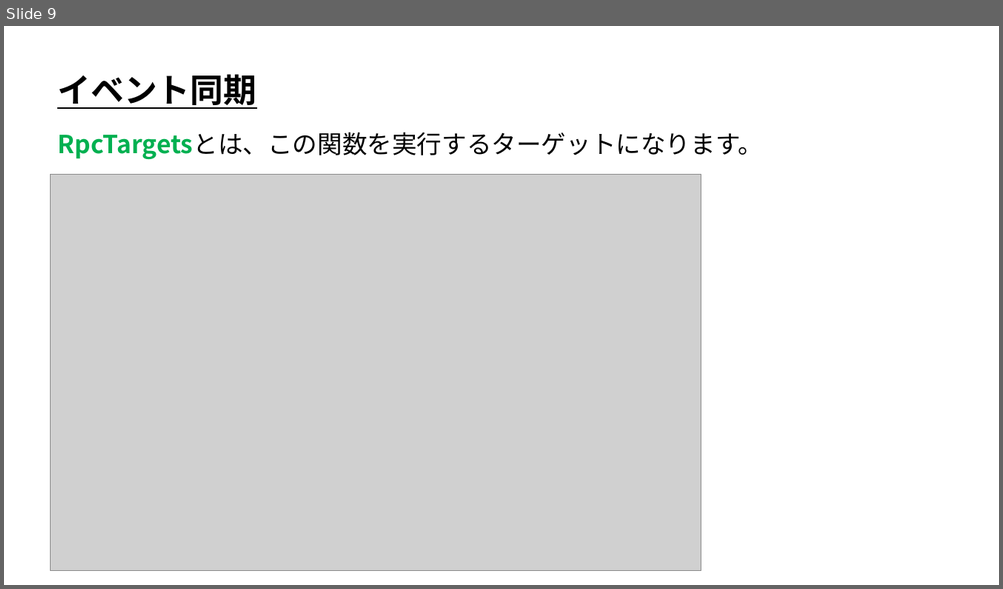
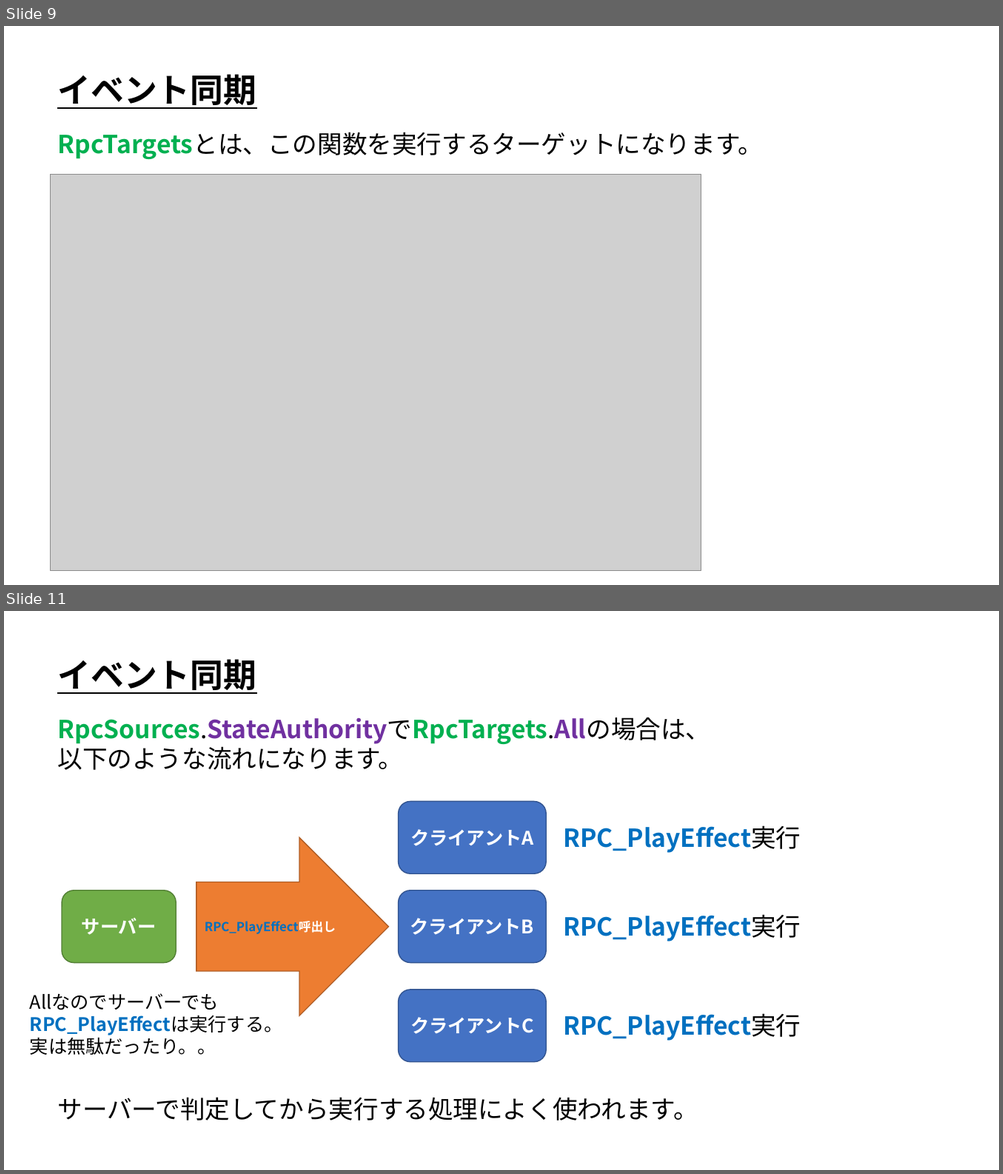
Before and after one commit to ArakiYusuke-Ohara/Textbook, a slide deck: ゲーム科3年/00_前期/オンラインゲームプログラミングⅡ/07_イベント同期.pptx. Shown one above the other, each under a label of ours: slide 9 before the commit, slides 9 and 11 after it; the slides between them are not shown. The pictures are 1003x589 and 1003x1174 pixels, drawn with LibreOffice and Linux fonts; fonts in the diff are those of the drawing; grey boxes stand for pictures. Boxes give left, top, right and bottom in pixels: in the first picture for what was removed or moved away, otherwise in the second. Text is boxed around its words. In the diff, an @@ line names an element or a change of style, - is before the commit and + after.

Commit message:
スライド作成

```diff
--- a/ゲーム科3年/00_前期/オンラインゲームプログラミングⅡ/07_イベント同期.pptx
+++ b/ゲーム科3年/00_前期/オンラインゲームプログラミングⅡ/07_イベント同期.pptx
@@ slide 11 added at bbox=[4, 611, 999, 1170], background #FFFFFF @@
@@ text added at bbox=[57, 659, 256, 694], 32 pt, text #000000, bold, underline @@
+イベント同期
@@ text added at bbox=[58, 718, 711, 770], 24 pt, text #000000, bold @@
+RpcSources.StateAuthorityでRpcTargets.Allの場合は、
+以下のような流れになります。
@@ rounded rectangle added at bbox=[398, 801, 546, 874], fill #4472C4, outline #325491 1 pt, 18 pt, text #FFFFFF, bold @@
+クライアントA
@@ text added at bbox=[563, 826, 800, 853], 24 pt, text #0070C0, bold @@
+RPC_PlayEffect実行
@@ right arrow added at bbox=[196, 838, 389, 1016], fill #ED7D31, outline #AF5C24 1 pt, 12 pt, text #0070C0, bold @@
+RPC_PlayEffect呼出し
@@ rounded rectangle added at bbox=[62, 891, 176, 963], fill #70AD47, outline #538035 1 pt, 18 pt, text #FFFFFF, bold @@
+サーバー
@@ rounded rectangle added at bbox=[398, 891, 546, 963], fill #4472C4, outline #325491 1 pt, 18 pt, text #FFFFFF, bold @@
+クライアントB
@@ text added at bbox=[563, 914, 800, 942], 24 pt, text #0070C0, bold @@
+RPC_PlayEffect実行
@@ text added at bbox=[30, 994, 283, 1055], 18 pt, text #000000 @@
+Allなのでサーバーでも
+RPC_PlayEffectは実行する。
+実は無駄だったり。。
@@ rounded rectangle added at bbox=[398, 990, 546, 1062], fill #4472C4, outline #325491 1 pt, 18 pt, text #FFFFFF, bold @@
+クライアントC
@@ text added at bbox=[563, 1014, 800, 1041], 24 pt, text #0070C0, bold @@
+RPC_PlayEffect実行
@@ text added at bbox=[58, 1097, 698, 1121], 24 pt, text #000000 @@
+サーバーで判定してから実行する処理によく使われます。
```
Also in this commit, not shown: 2 slides changed, 2 other slides added, 1 other file.
